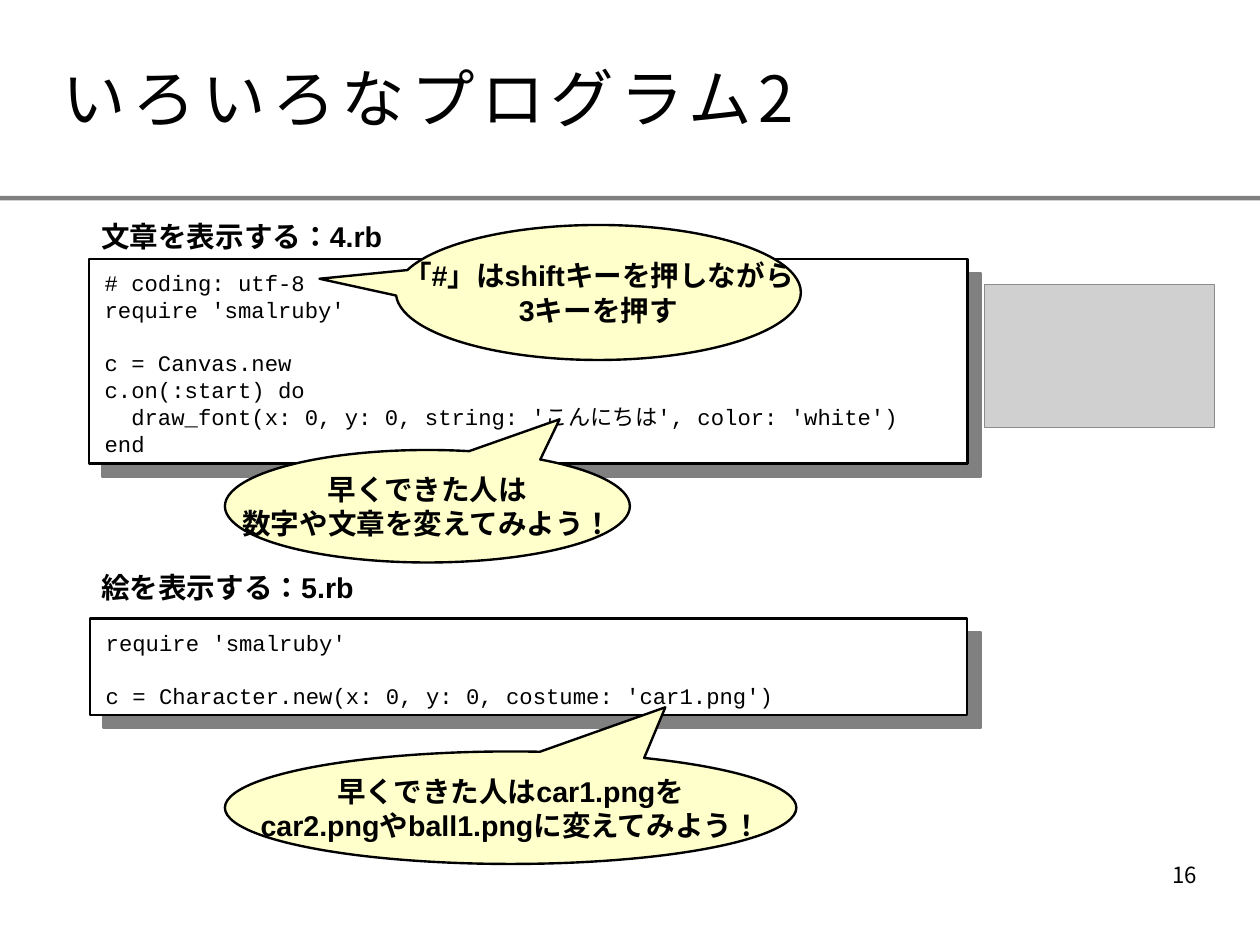
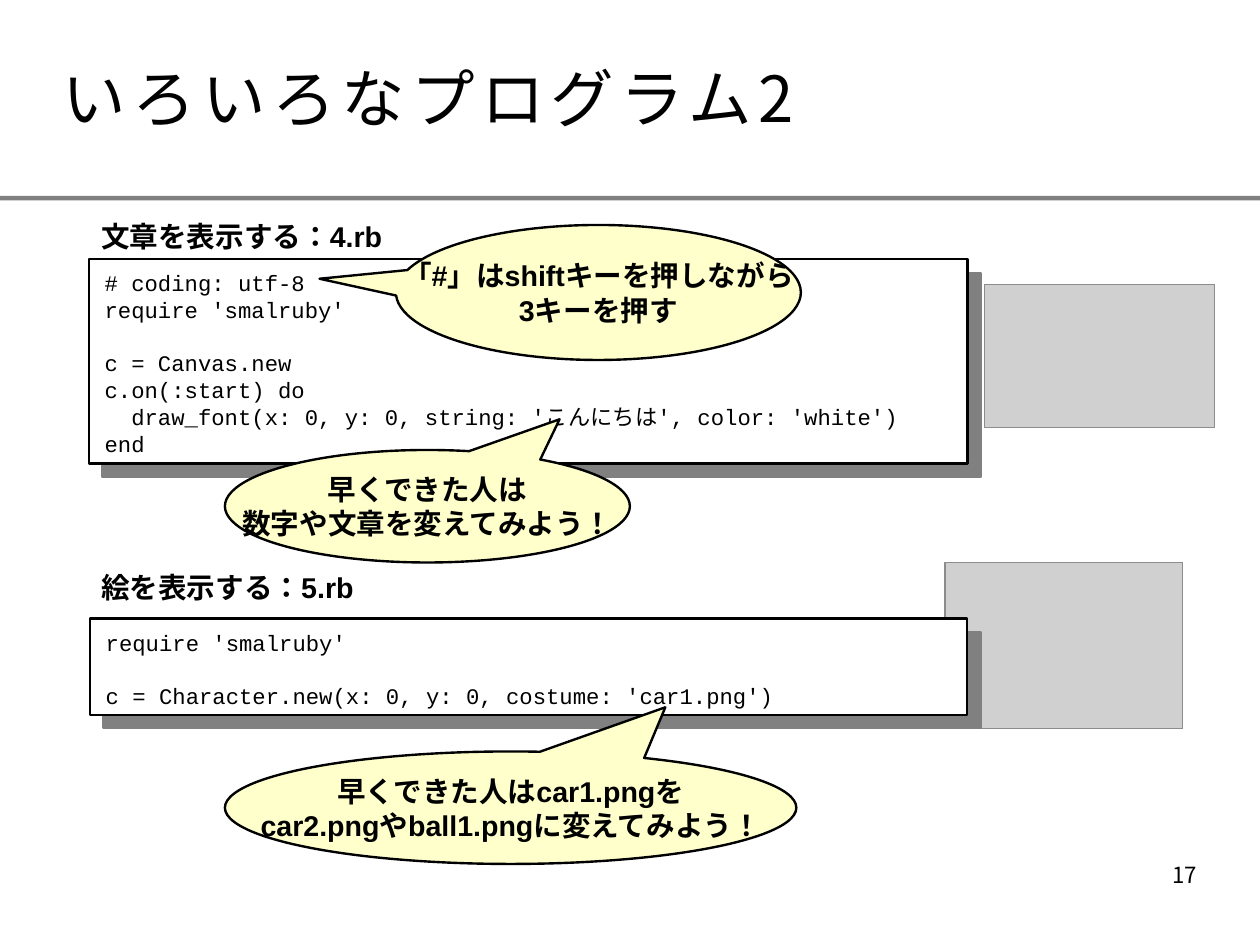
Before and after one commit to smalruby/ruby-school-mjh, a slide deck: slide 17 of mac/2014/doc/text.odp (slide 16 before the commit). Drawn at 1260x945 pixels with LibreOffice and Linux fonts; fonts in the diff are those of the drawing; grey boxes stand for pictures; background and template pictures are left out. Boxes give left, top, right and bottom in pixels: in the first picture for what was removed or moved away, otherwise in the second. Text is boxed around its words. In the diff, an @@ line names an element or a change of style, - is before the commit and + after.

```diff
--- a/mac/2014/doc/text.odp
+++ b/mac/2014/doc/text.odp
@@ picture added at bbox=[946, 563, 1183, 728] @@
@@ page number at bbox=[1172, 866, 1197, 883]: text changed @@
-16
+17
```
Also in this commit, not shown: 4 other slides changed, 2 slides added, 1 slide removed.
